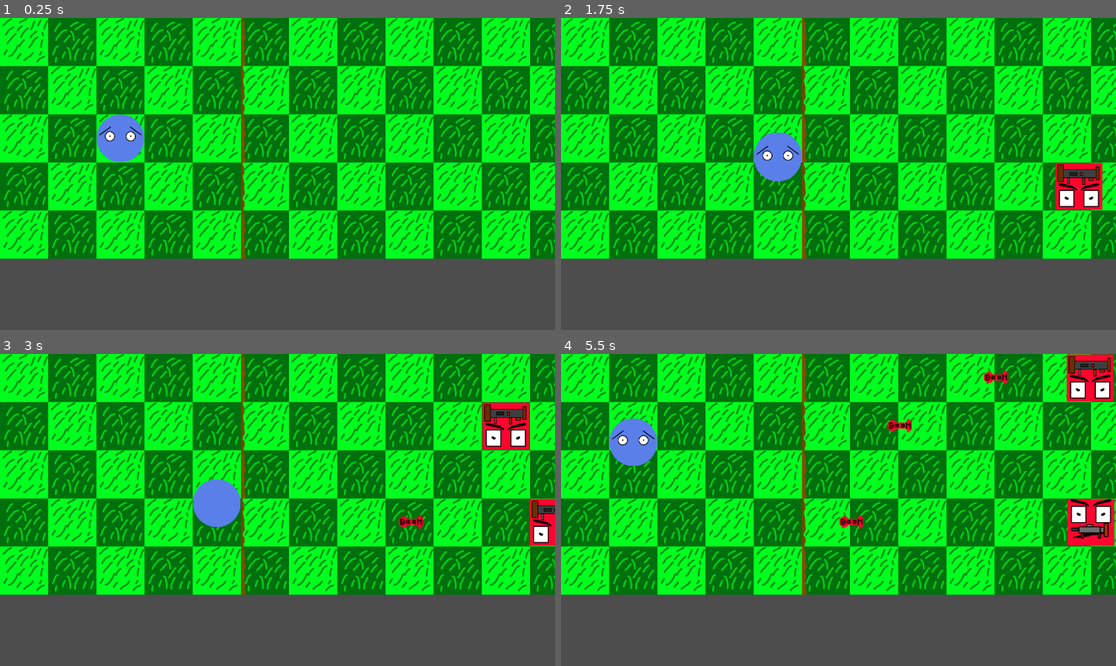
Above: before the commit, frames 1-4 (two rows, left to right).
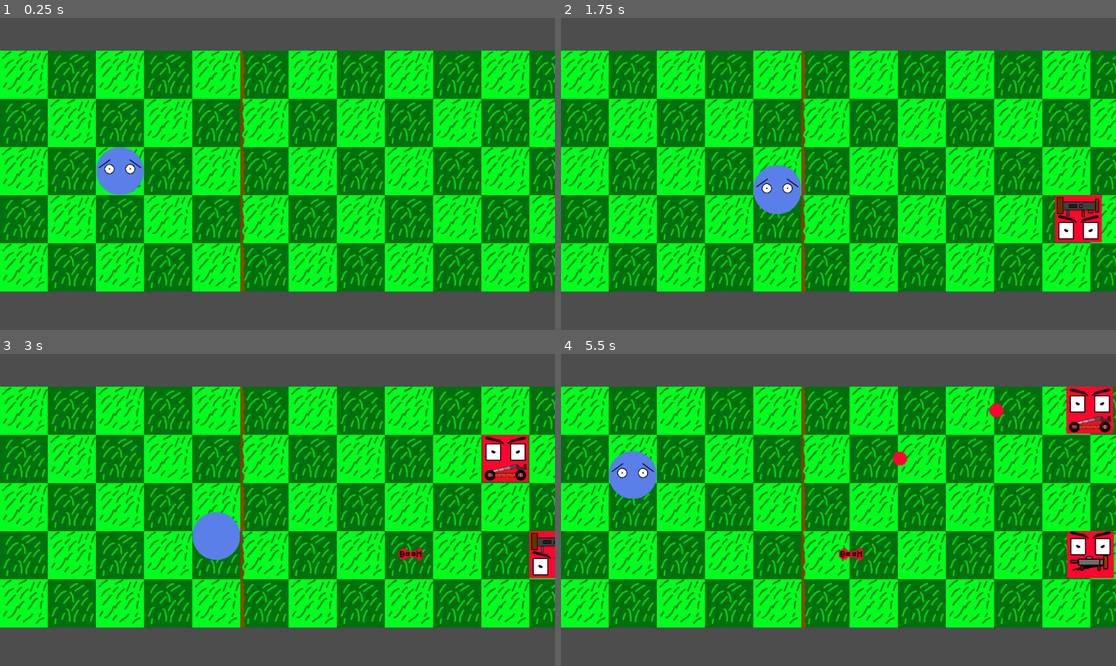
Above: after the commit, the same moments.

Repository: Killfreek/Rats
Game: Godot game, scene res://main.tscn
The game is run twice, just before and just after one commit, with the same random seed, the same clock (stepped at 60 frames per second) and the same inputs.
Inputs:
- Up to frame 1 (0.25 s): no input
- Up to frame 2 (1.75 s): tap Enter at 0.5 s; hold D (MoveRight) 0.53-1.28 s; hold Space (SpawnPlayer) 0.53-1.28 s; hold S (MoveDown) from 1.28 s (still down); tap Space (SpawnPlayer) at 1.35 s
- Up to frame 3 (3 s): release S (MoveDown) at 2.03 s; hold D (MoveRight) 2.03-2.78 s; hold Space (SpawnPlayer) 2.03-2.78 s; hold W (MoveUp) from 2.78 s (still down); tap Space (SpawnPlayer) at 2.85 s
- Up to frame 4 (5.5 s): release W (MoveUp) at 3.53 s; hold Space (SpawnPlayer) 3.53-4.28 s; hold A (MoveLeft) 3.53-5.03 s; tap Space (SpawnPlayer) at 4.35 s; hold S (MoveDown) from 5.03 s (still down); hold Space (SpawnPlayer) from 5.03 s (still down)

The runs differ from the first frame. In frame 1, 70% of the frame differs, in the area x 0-100%, y 0-88%; in frame 2, 71%; in frame 3, 71%; in frame 4, 71%.

Commit message:
Added A bot and camara

Diff:
--- /dev/null
+++ b/EnemyBots/EnemywithCatapult.gd
@@ -0,0 +1,42 @@
+extends Node2D
+
+@export var moveStepCount : int
+@export var moveStepDistance : int
+@export var speed : int
+@export var projectile : PackedScene
+
+var finalPosition
+var rowPosition
+var returnPosition
+var playerNode : Area2D
+
+signal left(rowIndex : int);
+
+func _ready():
+	finalPosition = self.position + Vector2(moveStepCount * (moveStepDistance * -1), 0)
+	returnPosition = self.position;
+
+func _process(delta):
+	if self.position == finalPosition:
+		if finalPosition != returnPosition:
+			var projectileInstnace = projectile.instantiate();
+			projectileInstnace.position = self.position + Vector2(-100,0);
+			projectileInstnace.setup(Vector2(-1000,0));
+
+			get_node("/root").add_child(projectileInstnace);
+
+			finalPosition = returnPosition;
+		else:
+			queue_free();
+
+	move_ToTarget(delta);
+
+func move_ToTarget(delta):
+	self.position = self.position.move_toward(finalPosition, delta * speed)
+
+func setup(rowPositionP, playerNodeP):
+	rowPosition = rowPositionP;
+	playerNode = playerNodeP
+
+func _on_tree_exited():
+	left.emit(rowPosition)
--- /dev/null
+++ b/EnemyBots/EnemywithCatapult.tscn
@@ -0,0 +1,30 @@
+[gd_scene load_steps=5 format=3 uid="uid://cn6sy13cm2suv"]
+
+[ext_resource type="Script" path="res://EnemyBots/EnemywithCatapult.gd" id="1_yfxlu"]
+[ext_resource type="Texture2D" uid="uid://cl4avgdpx13vw" path="res://Sprites/HostileMobs/RedboxWithCatapult.png" id="2_n5wbw"]
+[ext_resource type="PackedScene" uid="uid://bubymue2eexi2" path="res://Projectiles/ProjectileThrow.tscn" id="2_te7pj"]
+
+[sub_resource type="SpriteFrames" id="SpriteFrames_ffakx"]
+animations = [{
+"frames": [{
+"duration": 1.0,
+"texture": ExtResource("2_n5wbw")
+}],
+"loop": true,
+"name": &"default",
+"speed": 5.0
+}]
+
+[node name="EnemywithCatapult" type="Node2D"]
+top_level = true
+script = ExtResource("1_yfxlu")
+moveStepCount = 1
+moveStepDistance = 100
+speed = 100
+projectile = ExtResource("2_te7pj")
+
+[node name="AnimatedSprite2D" type="AnimatedSprite2D" parent="."]
+scale = Vector2(0.5, 0.5)
+sprite_frames = SubResource("SpriteFrames_ffakx")
+
+[connection signal="tree_exited" from="." to="." method="_on_tree_exited"]
--- a/EnemyBots/EnemywithRocket.tscn
+++ b/EnemyBots/EnemywithRocket.tscn
@@ -15,7 +15,7 @@
 "speed": 5.0
 }]
 
-[node name="EnemywithGun" type="Node2D"]
+[node name="EnemywithRocket" type="Node2D"]
 top_level = true
 script = ExtResource("1_2fkbw")
 moveStepCount = 1
--- /dev/null
+++ b/Projectiles/ProjectileThrow.gd
@@ -0,0 +1,4 @@
+extends BaseProjectile
+
+func _process(delta):
+	self.position = self.position.move_toward(finalPosition, delta * speed)
--- /dev/null
+++ b/Projectiles/ProjectileThrow.tscn
@@ -0,0 +1,36 @@
+[gd_scene load_steps=5 format=3 uid="uid://bubymue2eexi2"]
+
+[ext_resource type="Script" path="res://Projectiles/ProjectileThrow.gd" id="1_u7rvs"]
+[ext_resource type="Texture2D" uid="uid://dt1jdcco1eb6l" path="res://Sprites/HostileMobs/ProjectilesArcing.png" id="2_lk4k7"]
+
+[sub_resource type="SpriteFrames" id="SpriteFrames_hr1yl"]
+animations = [{
+"frames": [{
+"duration": 1.0,
+"texture": ExtResource("2_lk4k7")
+}],
+"loop": true,
+"name": &"default",
+"speed": 5.0
+}]
+
+[sub_resource type="CapsuleShape2D" id="CapsuleShape2D_k102h"]
+radius = 15.0
+height = 34.0
+
+[node name="Projectile" type="Node2D"]
+script = ExtResource("1_u7rvs")
+speed = 100
+
+[node name="AnimatedSprite2D" type="AnimatedSprite2D" parent="."]
+scale = Vector2(2, 2)
+sprite_frames = SubResource("SpriteFrames_hr1yl")
+
+[node name="Area2D" type="Area2D" parent="."]
+
+[node name="CollisionShape2D" type="CollisionShape2D" parent="Area2D"]
+position = Vector2(1, 0)
+rotation = 1.5708
+shape = SubResource("CapsuleShape2D_k102h")
+
+[connection signal="area_entered" from="Area2D" to="." method="_on_area_2d_area_entered"]
--- a/main.tscn
+++ b/main.tscn
@@ -1,8 +1,9 @@
-[gd_scene load_steps=8 format=3 uid="uid://di80l1kbhxfwb"]
+[gd_scene load_steps=9 format=3 uid="uid://di80l1kbhxfwb"]
 
 [ext_resource type="PackedScene" uid="uid://b2vihdt08h1js" path="res://Player/player.tscn" id="1_yy6vf"]
-[ext_resource type="PackedScene" uid="uid://ddyxv1i3eutg4" path="res://Levels/Level.tscn" id="2_aw33h"]
+[ext_resource type="PackedScene" uid="uid://ddyxv1i3eutg4" path="res://Levels/LevelTest.tscn" id="2_aw33h"]
 [ext_resource type="Script" path="res://EnemyBots/EnemySpawnController.gd" id="3_a5ssk"]
+[ext_resource type="PackedScene" uid="uid://cn6sy13cm2suv" path="res://EnemyBots/EnemywithCatapult.tscn" id="4_48ijb"]
 [ext_resource type="PackedScene" uid="uid://bi28dgfpt004" path="res://EnemyBots/EnemywithGun.tscn" id="4_dhptn"]
 [ext_resource type="PackedScene" uid="uid://1ft0pw3n37f7" path="res://EnemyBots/EnemywithRocket.tscn" id="4_ercyg"]
 [ext_resource type="Script" path="res://Player/PlayerSpawnController.gd" id="5_xl7qq"]
@@ -12,11 +13,14 @@
 
 [node name="Main" type="Node2D"]
 
+[node name="Camera2D" type="Camera2D" parent="."]
+position = Vector2(577, 256)
+
 [node name="EnemySpawnLocations" type="Node2D" parent="." node_paths=PackedStringArray("spawnLocations", "playerNode")]
-position = Vector2(1150, 50)
+position = Vector2(1150, 49)
 script = ExtResource("3_a5ssk")
 spawnLocations = [NodePath("EnemySpawnLocation1"), NodePath("EnemySpawnLocation2"), NodePath("EnemySpwanLocation3"), NodePath("EnemySpwanLocation4"), NodePath("EnemySpwanLocation5")]
-enemyScene = Array[PackedScene]([ExtResource("4_dhptn"), ExtResource("4_ercyg")])
+enemyScene = Array[PackedScene]([ExtResource("4_dhptn"), ExtResource("4_ercyg"), ExtResource("4_48ijb")])
 playerNode = NodePath("../PlayerController/Player")
 
 [node name="EnemySpawnLocation1" type="Node2D" parent="EnemySpawnLocations"]
Renamed: Levels/Level.tscn -> Levels/LevelTest.tscn
